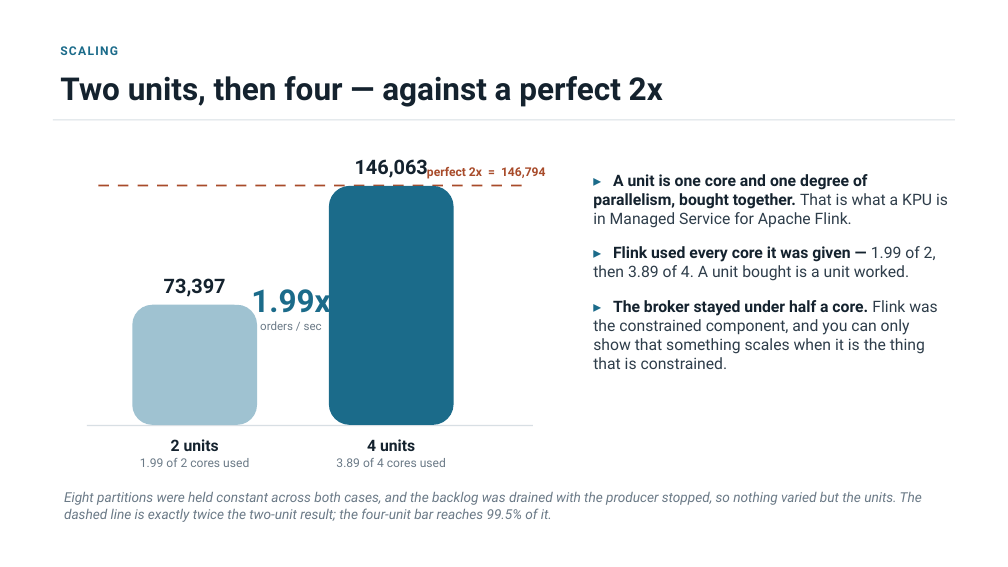
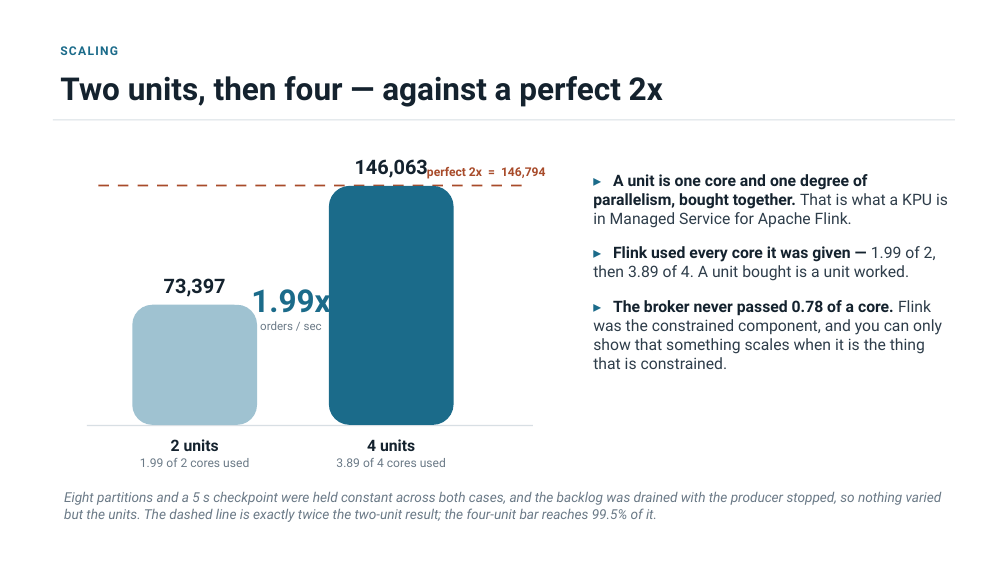
Before and after one commit to jimzucker/flink-training, a slide deck: slide 9 of docs/deck/final-demo-handout.pptx. Drawn at 1008x567 pixels with LibreOffice and Linux fonts; fonts in the diff are those of the drawing. Boxes give left, top, right and bottom in pixels: in the first picture for what was removed or moved away, otherwise in the second. Text is boxed around its words. In the diff, an @@ line names an element or a change of style, - is before the commit and + after.

```diff
--- a/docs/deck/final-demo-handout.pptx
+++ b/docs/deck/final-demo-handout.pptx
@@ text at [593, 300, 942, 369]: text changed @@
-▸ The broker stayed under half a core. Flink was the constrained component, and you can only show that something scales when it is the thing that is constrained.
+▸ The broker never passed 0.78 of a core. Flink was the constrained component, and you can only show that something scales when it is the thing that is constrained.
@@ text at [64, 492, 942, 522]: text changed @@
-Eight partitions were held constant across both cases, and the backlog was drained with the producer stopped, so nothing varied but the units. The dashed line is exactly twice the two-unit result; the four-unit bar reaches 99.5% of it.
+Eight partitions and a 5 s checkpoint were held constant across both cases, and the backlog was drained with the producer stopped, so nothing varied but the units. The dashed line is exactly twice the two-unit result; the four-unit bar reaches 99.5% of it.
```
Also in this commit, not shown: 2 other slides changed, 3 other files.
